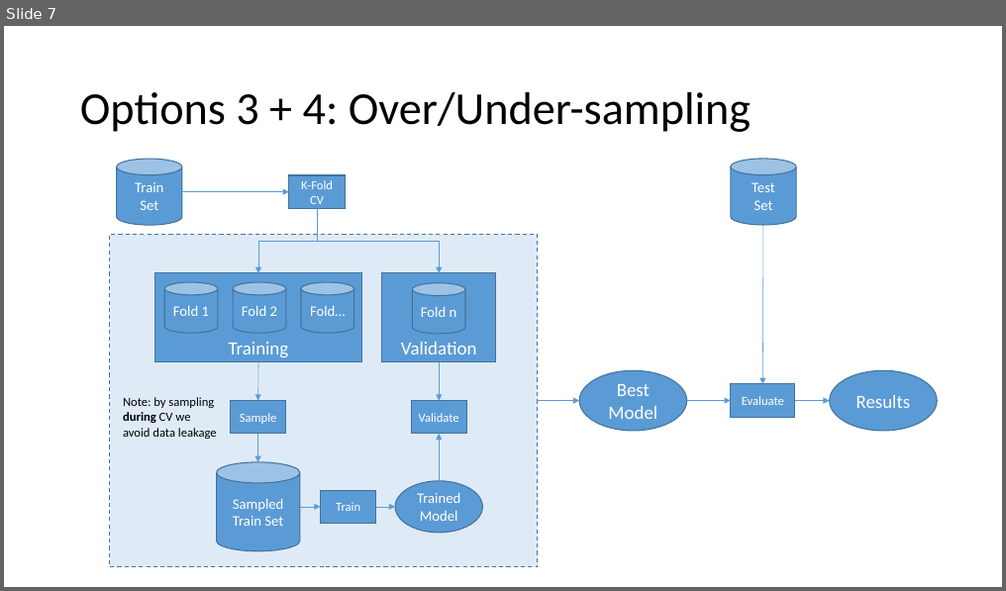
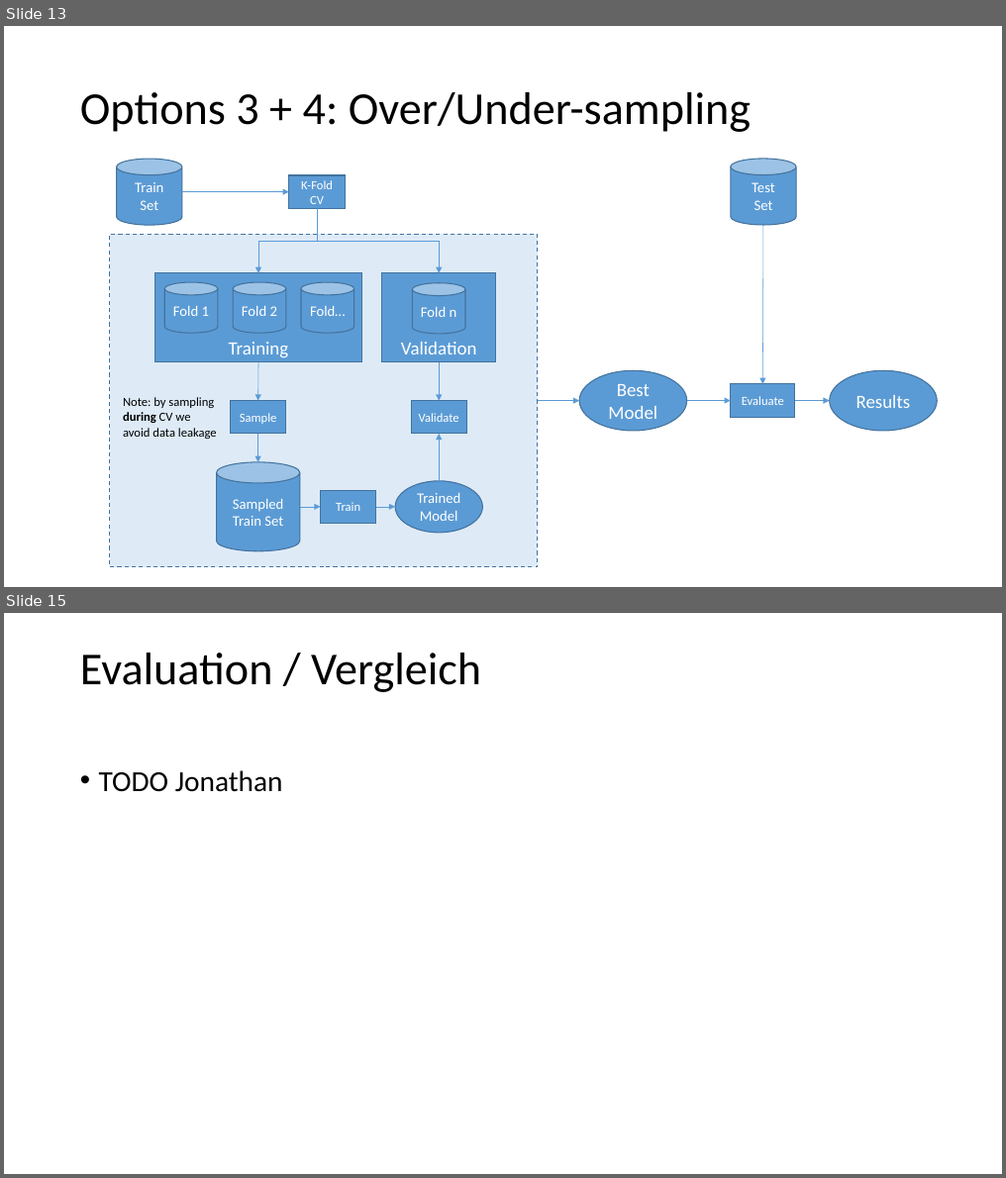
Before and after one commit to janedoesrepo/Autoencoder-ImbalancedCreditData, a slide deck: reports/presentation_draft_v1.pptx. Shown one above the other, each under a label of ours: slide 7 before the commit, slides 13 and 15 after it; the slides between them are not shown. The pictures are 1006x591 and 1006x1178 pixels, drawn with LibreOffice and Linux fonts; fonts in the diff are those of the drawing. Boxes give left, top, right and bottom in pixels: in the first picture for what was removed or moved away, otherwise in the second. Text is boxed around its words. In the diff, an @@ line names an element or a change of style, - is before the commit and + after.

```diff
--- a/reports/presentation_draft_v1.pptx
+++ b/reports/presentation_draft_v1.pptx
@@ slide 15 added at (4, 613, 1002, 1174), background #FFFFFF @@
@@ title added at (80, 653, 481, 692), 44 pt, text #000000 @@
+Evaluation / Vergleich
@@ text added at (99, 770, 283, 792), 28 pt, text #000000 @@
+• TODO Jonathan
@@ what was slide 7 is now slide 13 @@
```
Also in this commit, not shown: 1 slide changed, 8 other slides added, 2 other files.
